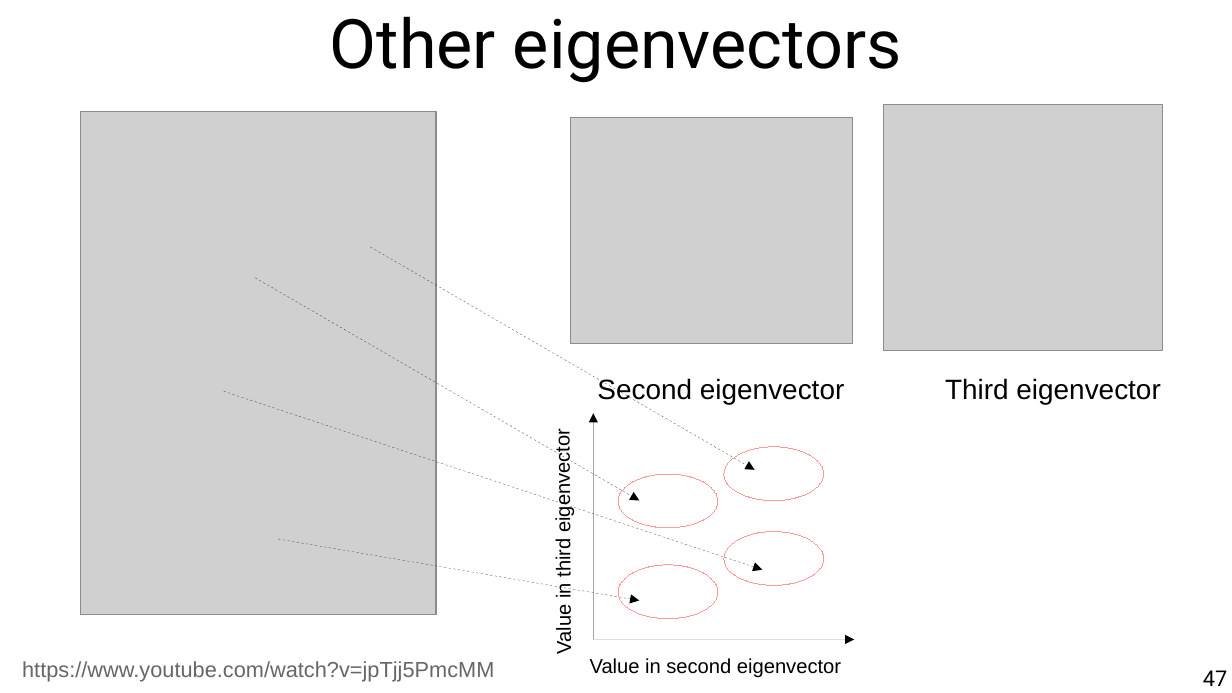
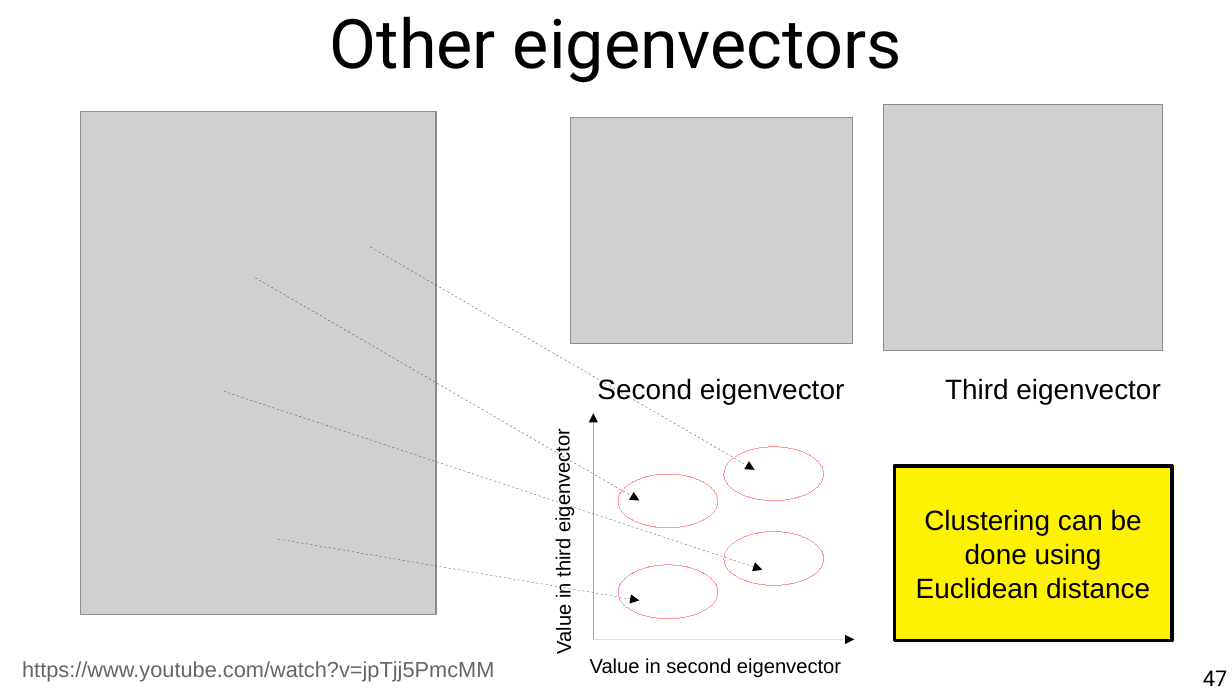
Before and after one commit to marco-calautti/data-mining-course, a slide deck: slide 47 of theory/tt12_spectral_graph_clustering.odp. Drawn at 1232x693 pixels with LibreOffice and Linux fonts; fonts in the diff are those of the drawing; grey boxes stand for pictures. Boxes give left, top, right and bottom in pixels: in the first picture for what was removed or moved away, otherwise in the second. Text is boxed around its words. In the diff, an @@ line names an element or a change of style, - is before the commit and + after.

```diff
--- a/theory/tt12_spectral_graph_clustering.odp
+++ b/theory/tt12_spectral_graph_clustering.odp
@@ rectangle added at (894, 466, 1172, 641), fill #FFF200, outline #000000 2.3 pt, 18 pt, text #000000 @@
+Clustering can be done using Euclidean distance
```
Also in this commit, not shown: 28 other slides changed, 3 slides added, 1 slide removed, 1 other file.
